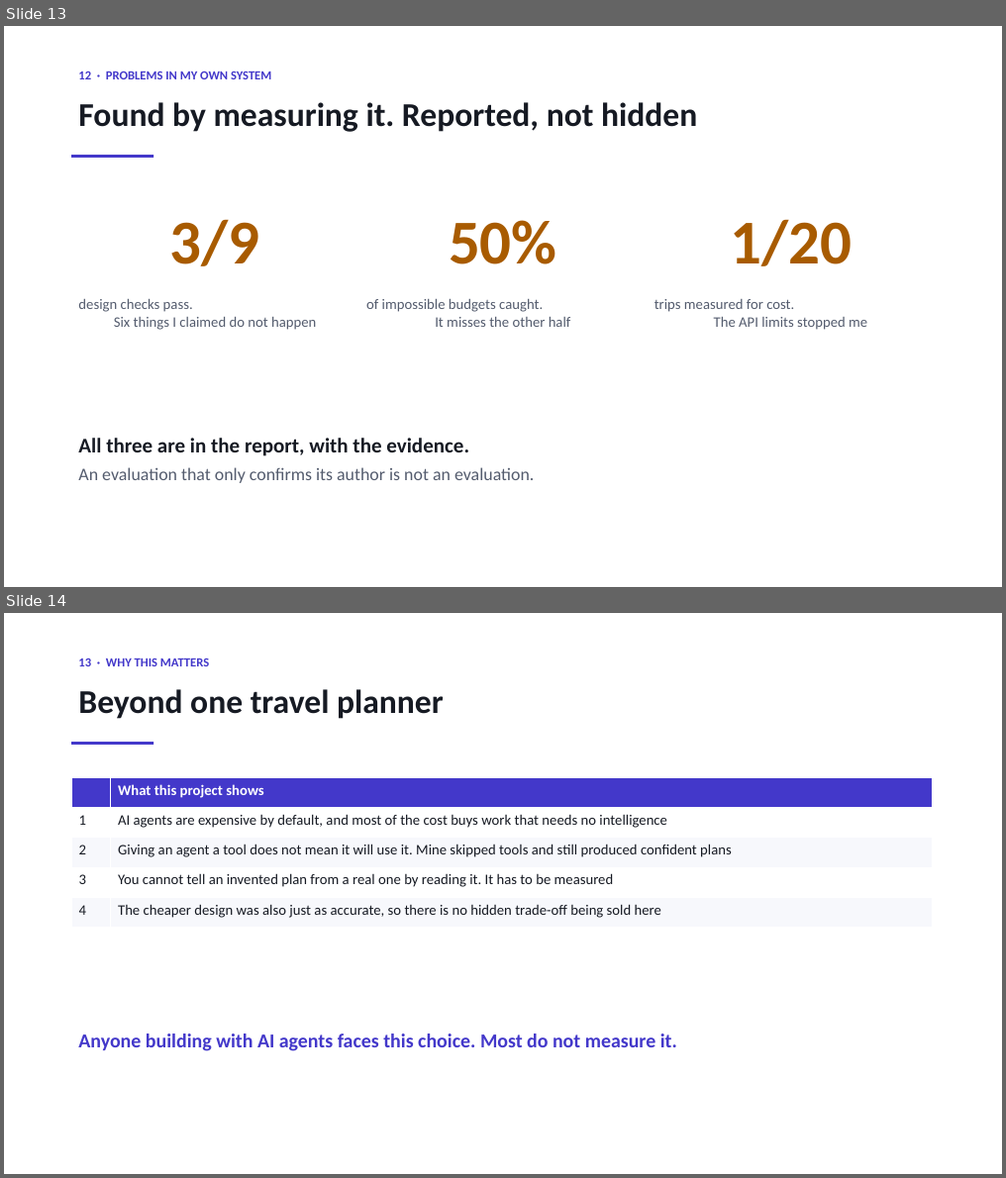
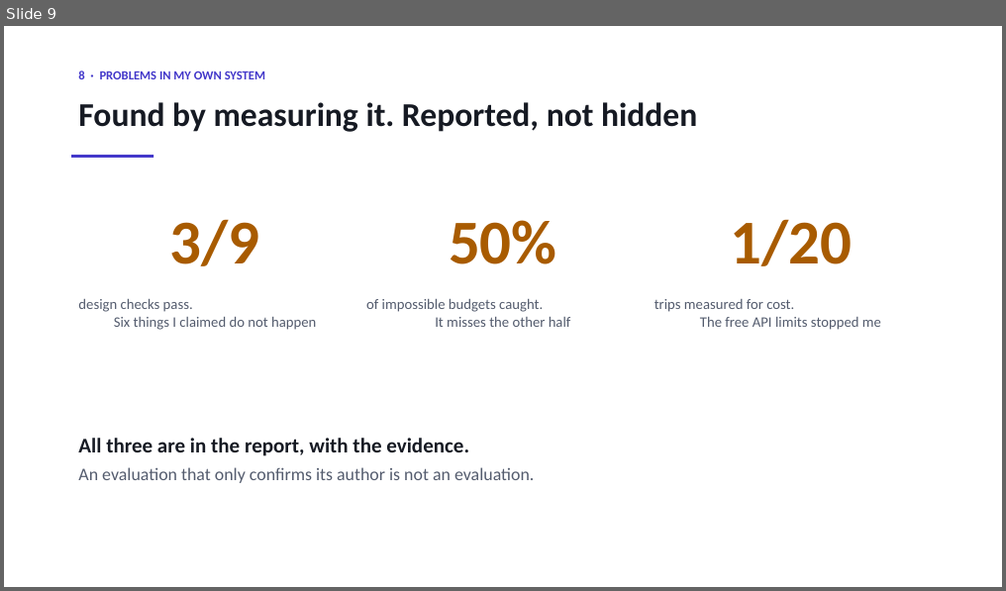
Before and after one commit to sherali143/Trip-Planner, a slide deck: submission/CMP7200_Viva_Presentation.pptx. Shown one above the other, each under a label of ours: slides 13 and 14 before the commit, slide 9 after it. The pictures are 1006x1178 and 1006x591 pixels, drawn with LibreOffice and Linux fonts; fonts in the diff are those of the drawing. Boxes give left, top, right and bottom in pixels: in the first picture for what was removed or moved away, otherwise in the second. Text is boxed around its words. In the diff, an @@ line names an element or a change of style, - is before the commit and + after.

```diff
--- a/submission/CMP7200_Viva_Presentation.pptx
+++ b/submission/CMP7200_Viva_Presentation.pptx
@@ slide 14 removed at bbox=[4, 613, 1002, 1174], background #FFFFFF @@
@@ text removed at bbox=[78, 658, 209, 666] @@
-13 · WHY THIS MATTERS
@@ text removed at bbox=[78, 689, 444, 719] @@
-Beyond one travel planner
@@ rectangle removed at bbox=[71, 742, 153, 745] @@
@@ table removed at bbox=[71, 777, 933, 928], 5 rows, 2 columns @@
- | What this project shows
-1 | AI agents are expensive by default, and most of the cost buys work that needs no intelligence
-2 | Giving an agent a tool does not mean it will use it. Mine skipped tools and still produced confident plans
-3 | You cannot tell an invented plan from a real one by reading it. It has to be measured
-4 | The cheaper design was also just as accurate, so there is no hidden trade-off being sold here
@@ text removed at bbox=[78, 1034, 677, 1052] @@
-Anyone building with AI agents faces this choice. Most do not measure it.
@@ what was slide 13 is now slide 9 @@
@@ slide 9 changed as well @@
@@ text at bbox=[78, 71, 265, 79]: text changed @@
-12 · PROBLEMS IN MY OWN SYSTEM
+8 · PROBLEMS IN MY OWN SYSTEM
@@ text at bbox=[654, 299, 881, 330]: text changed @@
-trips measured for cost.
-The API limits stopped me
+trips measured for cost.
+The free API limits stopped me
```
Also in this commit, not shown: 5 other slides changed, 4 slides added, 8 other slides removed, 3 other files.
